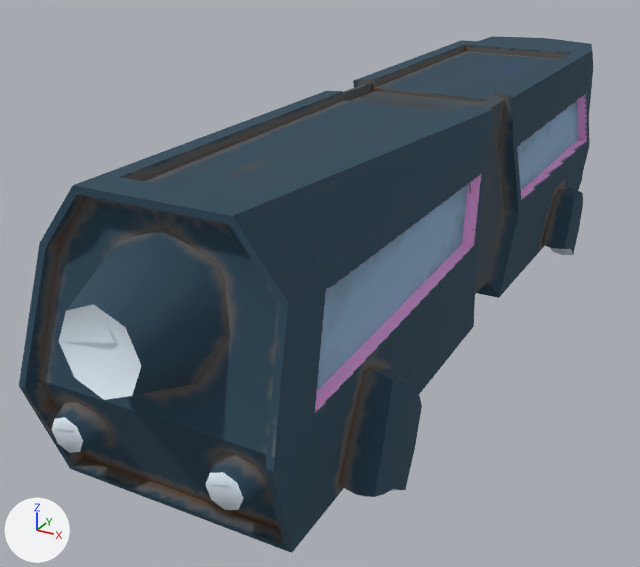
A saved change to the FBX model Assets/Models/FlyingBus.fbx.
Rendered twice from a 50 mm lens placed at (13.0, -31.3, 15.2), pointed at (-2.7, -2.9, 1.0). The axes (+X, +Y, +Z) are drawn at lower left. The lights are the same throughout. The picture after the commit comes second. Where no turn or scale is listed for an object, it has been applied to the vertices.

The older version as bpy lines, for what is in view:
```python
mat_flyingbusmaterial = bpy.data.materials.new('FlyingBusMaterial')
mat_flyingbusmaterial.use_nodes = True; mat_flyingbusmaterial.node_tree.nodes.clear()
_N = mat_flyingbusmaterial.node_tree.nodes; _L = mat_flyingbusmaterial.node_tree.links
n0 = _N.new('ShaderNodeBsdfPrincipled'); n0.name = 'Principled BSDF'
n0.inputs[2].default_value = 1.0  # 'Roughness'
n1 = _N.new('ShaderNodeOutputMaterial'); n1.name = 'Material Output'
n2 = _N.new('ShaderNodeTexImage'); n2.name = 'Image Texture'
n2.image = img_busbluetexture_png
n3 = _N.new('ShaderNodeTexImage'); n3.name = 'Image Texture.001'
n3.image = img_flyingbusemission_png
_L.new(n2.outputs[0], n0.inputs[0])  # 'Color' to 'Base Color'
_L.new(n3.outputs[0], n0.inputs[27])  # 'Color' to 'Emission Color'
_L.new(n0.outputs[0], n1.inputs[0])  # 'BSDF' to 'Surface'
me_flyingbus = bpy.data.meshes.new('FlyingBus')
me_flyingbus.from_pydata(...)  # 481 vertices, 456 faces; spans x -5.1..4.9, y -18.1..17.3, z -1.0..8.7
me_flyingbus.materials.append(mat_flyingbusmaterial)
ob_flyingbus = bpy.data.objects.new('FlyingBus', me_flyingbus)
ob_flyingbus.location = (0.0, 0.0, 0.0)
```
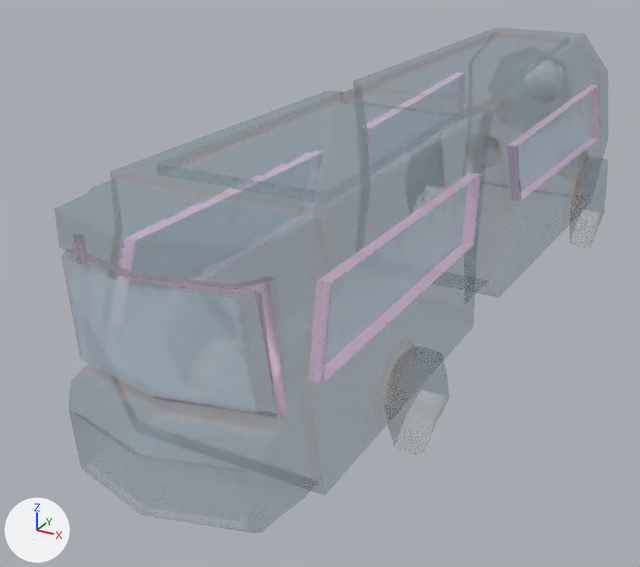
Changed parts and their boxes (x1, y1, x2, y2) in the pictures (640 x 567 px):
'FlyingBus', surface changed, turned: before (19, 36, 593, 553); after (63, 60, 604, 456)

Edits to the bpy script that builds the scene:
```text
Change img_busbluetexture_png:
    img_busbluetexture_png: load_image('BusBlueTexture.png', '../Textures/BusBlueTexture.png', 1024, 1024, 'sRGB') -> load_image('BusBlueTexture.png', '../Textures/BusBlueTexture.png', 1024, 1024, 'Non-Color')
Change mat_flyingbusmaterial:
    add n4 = _N.new('ShaderNodeTexImage'); n4.name = 'Image Texture.002'
    add n4.image = img_busbluetexture_png
    where n0 = _N.new('ShaderNodeBsdfPrincipled'); n0.name = 'Principled BSDF'
    add _L.new(n4.outputs[0], n0.inputs[4])  # 'Color' to 'Alpha'
Change me_flyingbus:
    used by ob_flyingbus; location = (0.0, 0.0, 0.0)
    remove me_flyingbus.from_pydata(...)  # 481 vertices, 456 faces; spans x -5.1..4.9, y -18.1..17.3, z -1.0..8.7
    add me_flyingbus.from_pydata(...)  # 481 vertices, 456 faces; spans x -4.9..5.1, y -17.3..18.1, z -1.0..8.7
    me_flyingbus part 1: the whole mesh is turned -180 degrees about the z axis through the mesh origin
```
